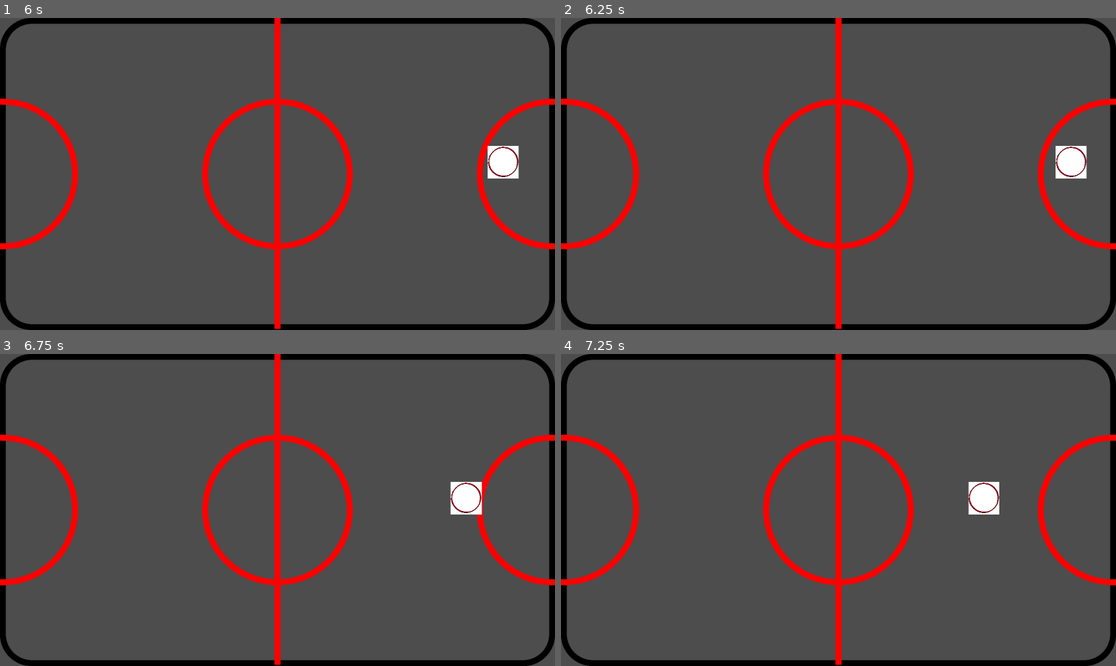
Above: before the commit, frames 1-4 (two rows, left to right).
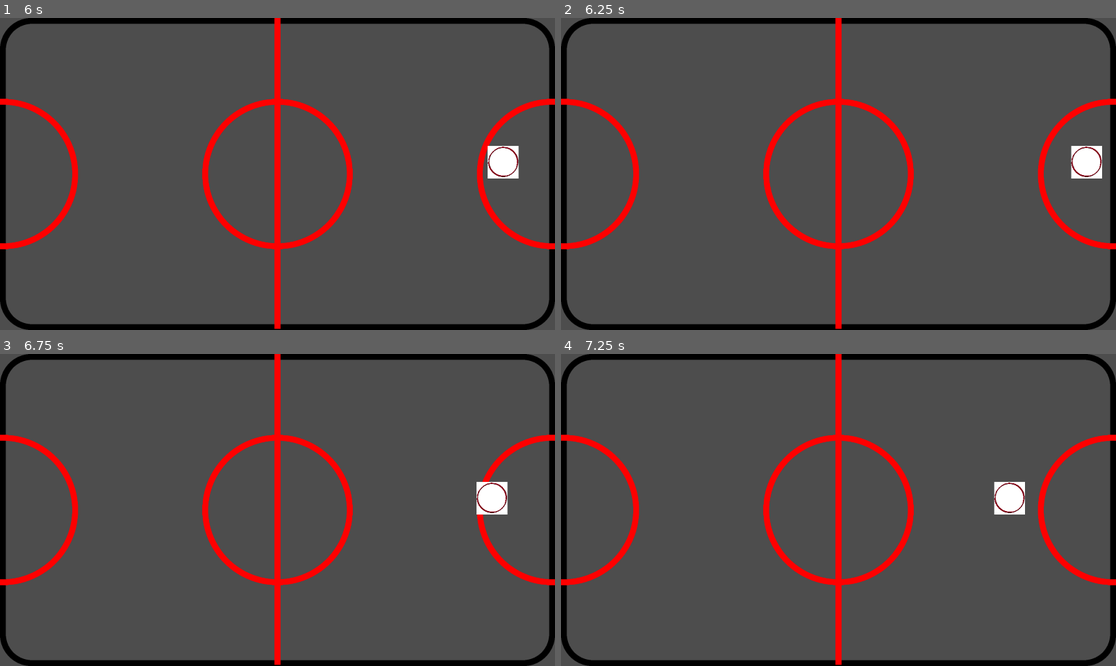
Above: after the commit, the same moments.

Repository: SingleArity/CoffeeTableAirHockey
Game: Godot game, scene res://Scenes/Game.tscn
Same seed, same stepped clock (60 frames per second), same inputs: the game is played once before the commit and once after it.
Inputs:
- Up to frame 1 (6 s): no input
- Up to frame 2 (6.25 s): no input
- Up to frame 3 (6.75 s): no input
- Up to frame 4 (7.25 s): no input

Frame 1 is identical in both runs. In frame 2, 0.7% of the frame differs, in the area x 89-98%, y 40-52%; in frame 3, 1.0%, in the area x 81-92%, y 40-52%; in frame 4, 1.0%.

Commit message:
Added parent Node2D for table again

Diff:
--- a/Scenes/Game.tscn
+++ b/Scenes/Game.tscn
@@ -56,25 +56,27 @@
 material = SubResource("CanvasItemMaterial_eaksn")
 texture = ExtResource("2_sbewx")
 
-[node name="StaticBody2D" type="StaticBody2D" parent="."]
+[node name="Table" type="Node2D" parent="."]
 
-[node name="CollisionShape2D" type="CollisionShape2D" parent="StaticBody2D"]
+[node name="StaticBody2D" type="StaticBody2D" parent="Table"]
+
+[node name="CollisionShape2D" type="CollisionShape2D" parent="Table/StaticBody2D"]
 position = Vector2(955, 4.5)
 shape = SubResource("RectangleShape2D_tuca0")
 
-[node name="Sprite" type="AnimatedSprite2D" parent="StaticBody2D"]
+[node name="Sprite" type="AnimatedSprite2D" parent="Table/StaticBody2D"]
 show_behind_parent = true
 sprite_frames = SubResource("SpriteFrames_dxil8")
 centered = false
 
-[node name="CollisionShape2D2" type="CollisionShape2D" parent="StaticBody2D"]
+[node name="CollisionShape2D2" type="CollisionShape2D" parent="Table/StaticBody2D"]
 position = Vector2(930, 1063)
 shape = SubResource("RectangleShape2D_tuca0")
 
-[node name="CollisionShape2D3" type="CollisionShape2D" parent="StaticBody2D"]
-position = Vector2(1892, 542)
+[node name="CollisionShape2D3" type="CollisionShape2D" parent="Table/StaticBody2D"]
+position = Vector2(1940, 542)
 shape = SubResource("RectangleShape2D_denrl")
 
-[node name="CollisionShape2D4" type="CollisionShape2D" parent="StaticBody2D"]
+[node name="CollisionShape2D4" type="CollisionShape2D" parent="Table/StaticBody2D"]
 position = Vector2(-28.5, 529)
 shape = SubResource("RectangleShape2D_denrl")
